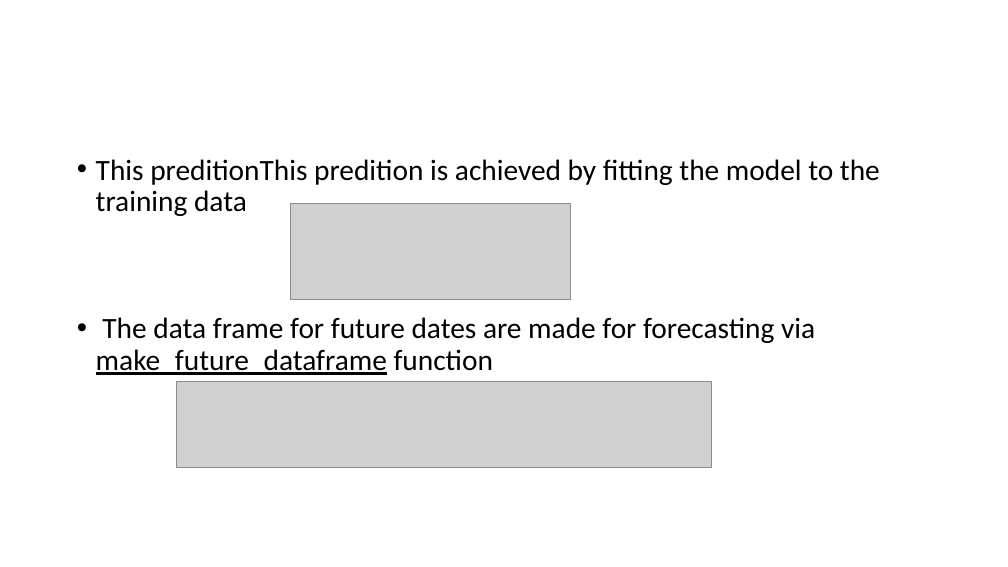
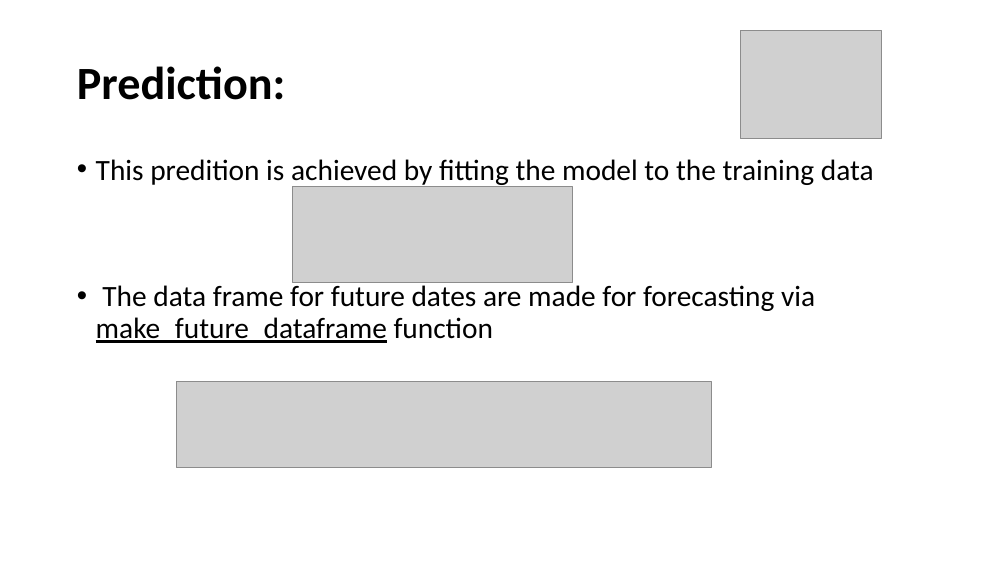
Before and after one commit to ahmadfarouk/FinalProject, a slide deck: slide 5 of Presentation.pptx. Drawn at 1008x567 pixels with LibreOffice and Linux fonts; fonts in the diff are those of the drawing; grey boxes stand for pictures. Boxes give left, top, right and bottom in pixels: in the first picture for what was removed or moved away, otherwise in the second. Text is boxed around its words. In the diff, an @@ line names an element or a change of style, - is before the commit and + after.

```diff
--- a/Presentation.pptx
+++ b/Presentation.pptx
@@ picture added at <box>741,30,882,139</box> @@
@@ title added at <box>77,66,285,100</box>, 44 pt, text #000000, bold @@
+Prediction:
@@ text at <box>96,159,874,187</box>: text changed @@
-• This preditionThis predition is achieved by fitting the model to the training data
+• This predition is achieved by fitting the model to the training data
@@ picture: place and size @@
-picture at <box>290,204,570,300</box>
+picture at <box>293,186,572,282</box>
```
Also in this commit, not shown: 6 other slides changed, 2 slides added, 1 slide removed.
